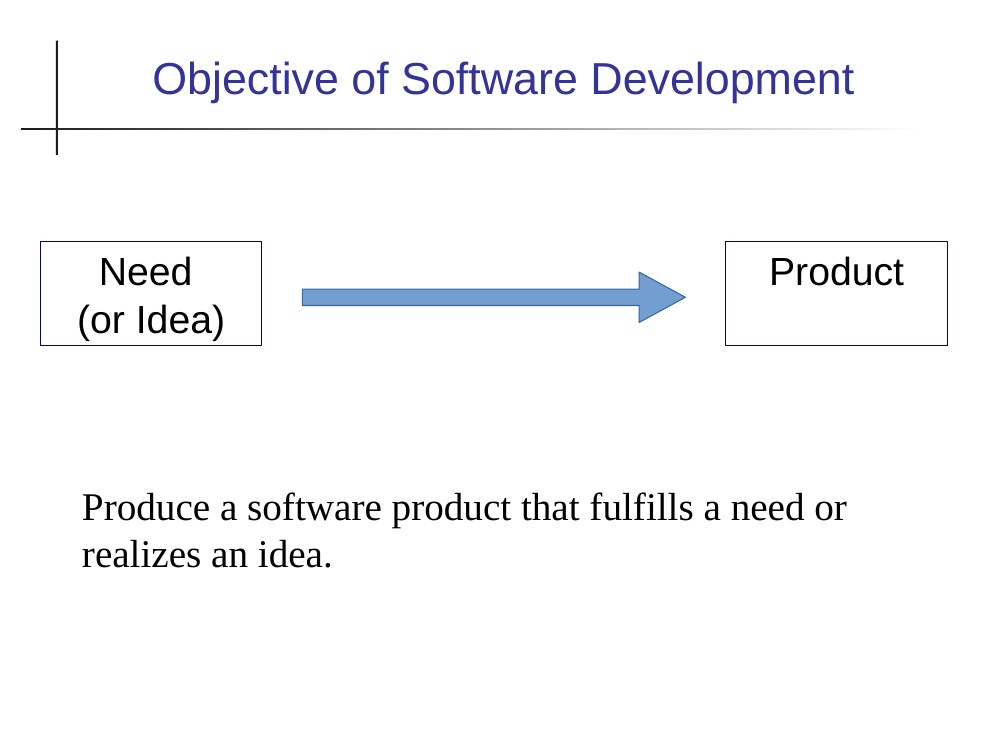
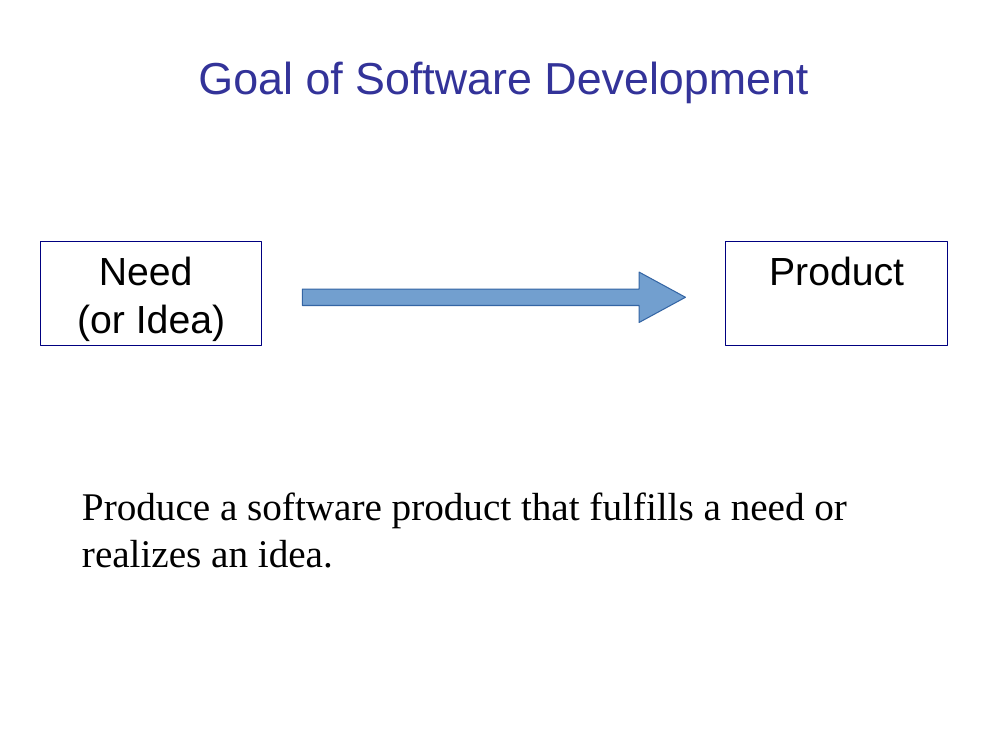
Before and after one commit to cpske/ISP, a slide deck: slide 4 of intro/Introduction-software-process.ppt. Drawn at 1008x756 pixels with LibreOffice and Linux fonts; fonts in the diff are those of the drawing. Boxes give left, top, right and bottom in pixels: in the first picture for what was removed or moved away, otherwise in the second. Text is boxed around its words. In the diff, an @@ line names an element or a change of style, - is before the commit and + after.

```diff
--- a/intro/Introduction-software-process.ppt
+++ b/intro/Introduction-software-process.ppt
@@ rectangle removed at (56,40,58,155) @@
@@ title at (198,61,808,103): text changed @@
-Objective of Software Development
+Goal of Software Development
@@ rectangle removed at (21,128,926,130) @@
```
Also in this commit, not shown: 32 other slides changed, 6 slides added, 4 slides removed, 3 other files.
